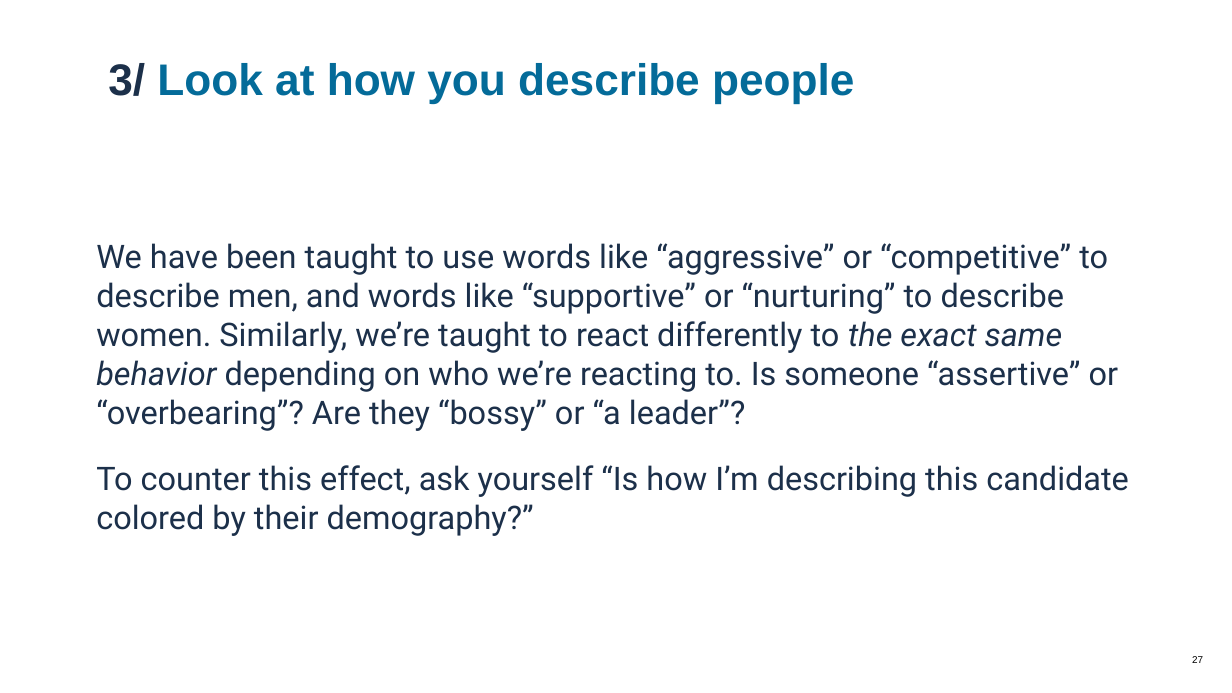
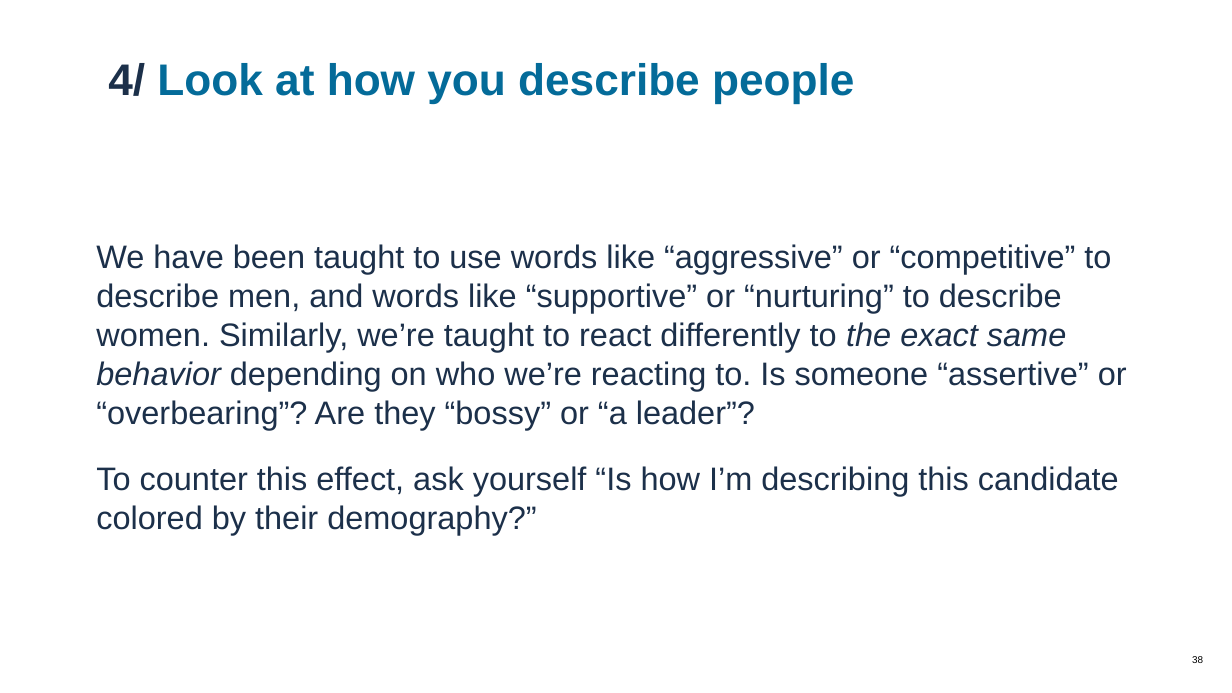
Before and after one commit to usds/SME-QA-Website, a slide deck: slide 38 of toolkit/reviewing-resumes/sme-training-resume-review.pptx (slide 27 before the commit). Drawn at 1232x693 pixels with LibreOffice and Linux fonts; fonts in the diff are those of the drawing. Boxes give left, top, right and bottom in pixels: in the first picture for what was removed or moved away, otherwise in the second. Text is boxed around its words. In the diff, an @@ line names an element or a change of style, - is before the commit and + after.

```diff
--- a/toolkit/reviewing-resumes/sme-training-resume-review.pptx
+++ b/toolkit/reviewing-resumes/sme-training-resume-review.pptx
@@ title at (108,63,854,104): text changed @@
-3/ Look at how you describe people
+4/ Look at how you describe people
@@ text "We have been taught to ..." at (96,244,1127,535): font Roboto to Arial @@
@@ page number at (1192,656,1203,663): text changed @@
-27
+38
```
Also in this commit, not shown: 20 other slides changed, 10 slides added, 2 slides removed.
